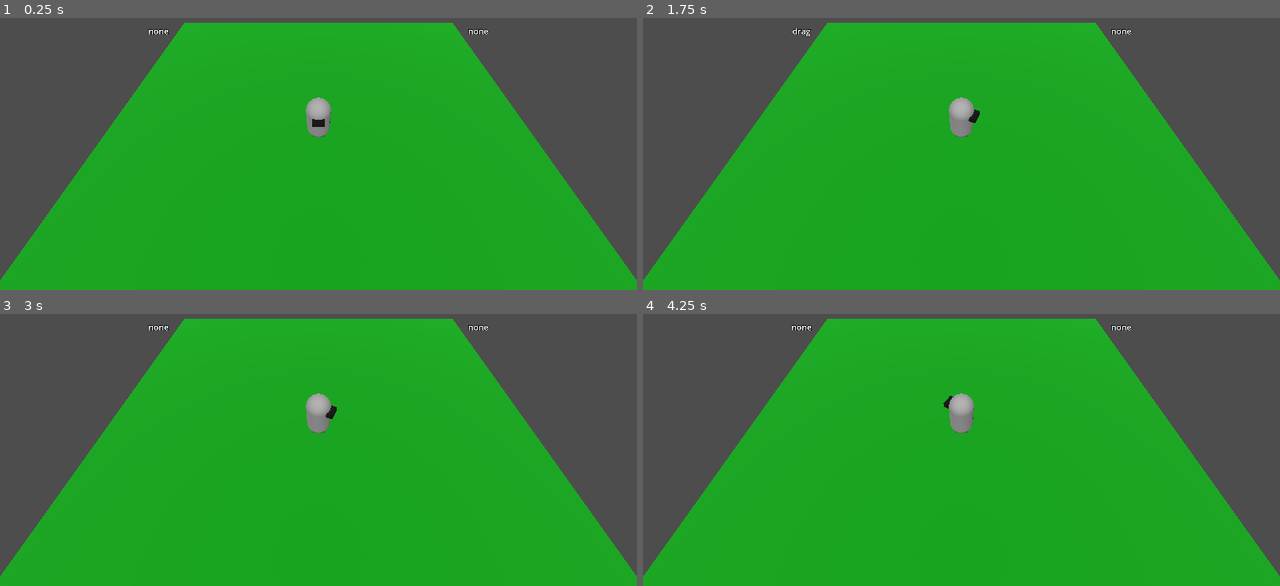
Above: before the commit, frames 1-4 (two rows, left to right).
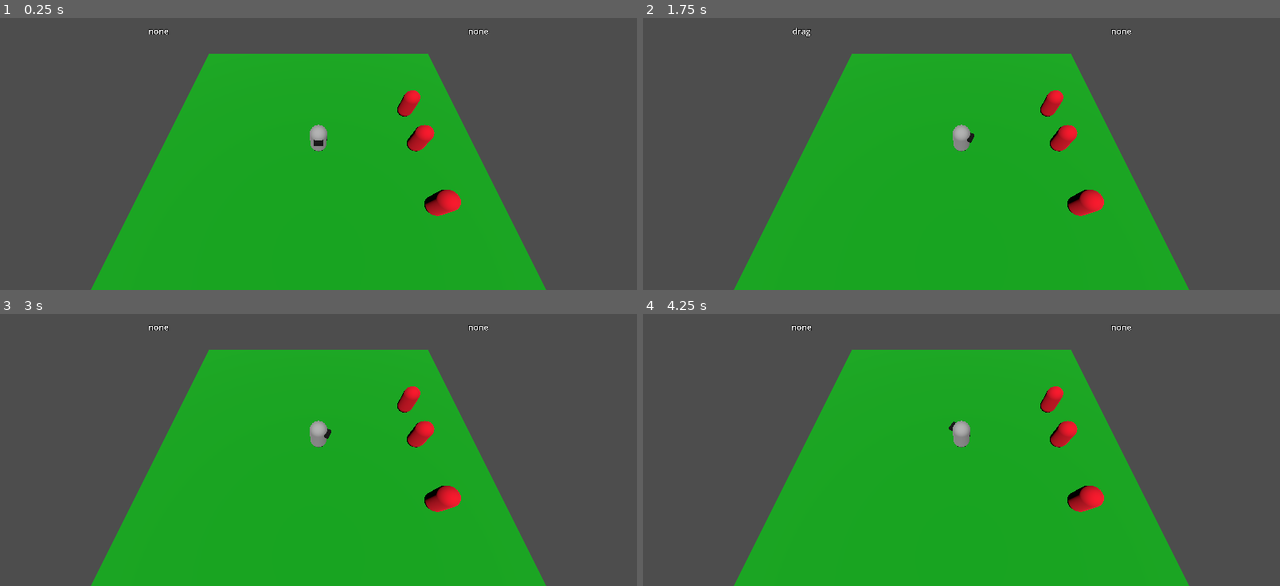
Above: after the commit, the same moments.

Repository: Filip-Trela/MobileDev
Game: Godot game, scene res://Scenes/game.tscn
Same seed, same stepped clock (60 frames per second), same inputs: the game is played once before the commit and once after it.
Inputs (mouse positions are in pixels of both pictures, inside the frame that each line leads up to):
- Up to frame 1 (0.25 s): no input
- Up to frame 2 (1.75 s): tap Enter at 0.5 s; move the mouse to (1101, 137) at 0.52 s; click (1101, 137) at 0.67 s; tap Space at 1.25 s; drag from (834, 164) to (929, 205) at 1.27 s
- Up to frame 3 (3 s): move the mouse to (382, 384) at 2.02 s; click (382, 384) at 2.17 s; tap Enter at 2.75 s; drag from (286, 501) to (127, 403) at 2.77 s
- Up to frame 4 (4.25 s): move the mouse to (1152, 488) at 3.52 s; click (1152, 488) at 3.67 s

The runs differ from the first frame. In frame 1, 26% of the frame differs, in the area x 0-100%, y 1-100%; in frame 2, 26%; in frame 3, 26%; in frame 4, 26%.

Commit message:
001.02.01
Quicksave

Diff:
--- a/mobile/Scenes/SmallWorld/Camera/camera_point.gd
+++ b/mobile/Scenes/SmallWorld/Camera/camera_point.gd
@@ -1,17 +1,49 @@
 extends Node3D
 
 var player
+var director
 var towards:Vector3 = Vector3(0,0,0)
 var cp_dis:float = 0
 
+#borders
+var s_world_b: Node3D
+var left_b
+var right_b
+var top_b
+var down_b
+
+# positions
+var travel_p: Vector3 = Vector3(0,10,6)
+var combat_p: Vector3 = Vector3(0,7,4)
+var cam_dis:float = 0.0
+
 
 func _ready() -> void:
+	director = get_tree().get_first_node_in_group("Director")
+
 	player = get_tree().get_first_node_in_group("Player")
 	self.global_position = player.global_position
-	$Camera3D.global_position = Vector3(0, 7, 5)
+	$Camera3D.global_position = travel_p
 	$Camera3D.global_rotation_degrees = Vector3(-60, 0, 0)
+
+	s_world_b = get_tree().get_first_node_in_group("SmallWorld").get_node("Borders")
+	#mozliwe ze pozniej te zmienic jesli bylyby mobilne
+	left_b = s_world_b.get_node("Left").global_position
+	right_b = s_world_b.get_node("Right").global_position
+	top_b = s_world_b.get_node("Top").global_position
+	down_b = s_world_b.get_node("Down").global_position
+
 
 func _physics_process(delta: float) -> void:
 	cp_dis = self.global_position.distance_to(player.global_position) / 15
 	towards = self.global_position.move_toward(player.global_position, cp_dis)
-	self.global_position = towards
+	global_position = towards
+	global_position.x = clamp(global_position.x, left_b.x, right_b.x)
+	global_position.z = clamp(global_position.z, top_b.z, down_b.z)
+
+	if director.state == "travel":
+		cam_dis = $Camera3D.position.distance_to(travel_p) / 15
+		$Camera3D.position = $Camera3D.position.move_toward(travel_p, cam_dis)
+	elif director.state == "combat":
+		cam_dis = $Camera3D.position.distance_to(combat_p) / 15
+		$Camera3D.position = $Camera3D.position.move_toward(combat_p, cam_dis)
--- /dev/null
+++ b/mobile/Scenes/SmallWorld/Director/director_small.gd
@@ -0,0 +1,20 @@
+extends Node
+
+
+var player
+
+# travel, combat
+var state:String = "travel"
+
+
+
+
+
+func _ready() -> void:
+	player = get_tree().get_first_node_in_group("Player")
+
+func _process(delta: float) -> void:
+	if player.enemies:
+		state = "combat"
+	else:
+		state = "travel"
--- /dev/null
+++ b/mobile/Scenes/SmallWorld/Director/director_small.tscn
@@ -0,0 +1,6 @@
+[gd_scene load_steps=2 format=3 uid="uid://dwy44cq2dqqur"]
+
+[ext_resource type="Script" uid="uid://dno4rk23dwbta" path="res://Scenes/SmallWorld/Director/director_small.gd" id="1_1jpgb"]
+
+[node name="DirectorSmall" type="Node" groups=["Director"]]
+script = ExtResource("1_1jpgb")
--- /dev/null
+++ b/mobile/Scenes/SmallWorld/Entity/Enemies/Dummy/dummy.tscn
@@ -0,0 +1,15 @@
+[gd_scene load_steps=4 format=3 uid="uid://ri3fd84l7k27"]
+
+[ext_resource type="PackedScene" uid="uid://8evdup4jdi3x" path="res://Scenes/SmallWorld/Entity/Enemies/enemy.tscn" id="1_axtl3"]
+
+[sub_resource type="StandardMaterial3D" id="StandardMaterial3D_axtl3"]
+albedo_color = Color(0.965531, 0, 0.141768, 1)
+
+[sub_resource type="CapsuleMesh" id="CapsuleMesh_dva8p"]
+material = SubResource("StandardMaterial3D_axtl3")
+
+[node name="Dummy" instance=ExtResource("1_axtl3")]
+
+[node name="MeshInstance3D" type="MeshInstance3D" parent="." index="1"]
+transform = Transform3D(1, 0, 0, 0, 1, 0, 0, 0, 1, 0, 1, 0)
+mesh = SubResource("CapsuleMesh_dva8p")
--- /dev/null
+++ b/mobile/Scenes/SmallWorld/Entity/Enemies/enemy.gd
@@ -0,0 +1,4 @@
+extends Entity
+
+
+class_name Enemy
--- /dev/null
+++ b/mobile/Scenes/SmallWorld/Entity/Enemies/enemy.tscn
@@ -0,0 +1,9 @@
+[gd_scene load_steps=3 format=3 uid="uid://8evdup4jdi3x"]
+
+[ext_resource type="PackedScene" uid="uid://df6pqomsbim5v" path="res://Scenes/SmallWorld/Entity/entity.tscn" id="1_x0boe"]
+[ext_resource type="Script" uid="uid://1gmxc1ikounq" path="res://Scenes/SmallWorld/Entity/Enemies/enemy.gd" id="2_urlot"]
+
+[node name="Enemy" instance=ExtResource("1_x0boe")]
+collision_layer = 4
+collision_mask = 3
+script = ExtResource("2_urlot")
--- /dev/null
+++ b/mobile/Scenes/SmallWorld/Entity/entity.gd
@@ -0,0 +1,3 @@
+extends CharacterBody3D
+
+class_name Entity
--- /dev/null
+++ b/mobile/Scenes/SmallWorld/Entity/entity.tscn
@@ -0,0 +1,14 @@
+[gd_scene load_steps=3 format=3 uid="uid://df6pqomsbim5v"]
+
+[ext_resource type="Script" uid="uid://bo1h4yrqvg8q7" path="res://Scenes/SmallWorld/Entity/entity.gd" id="1_u7kse"]
+
+[sub_resource type="CapsuleShape3D" id="CapsuleShape3D_u7kse"]
+
+[node name="Entity" type="CharacterBody3D"]
+collision_layer = 0
+collision_mask = 0
+script = ExtResource("1_u7kse")
+
+[node name="CollisionShape3D" type="CollisionShape3D" parent="."]
+transform = Transform3D(1, 0, 0, 0, 1, 0, 0, 0, 1, 0, 1, 0)
+shape = SubResource("CapsuleShape3D_u7kse")
--- a/mobile/Scenes/SmallWorld/Player/player_small.gd
+++ b/mobile/Scenes/SmallWorld/Player/player_small.gd
@@ -12,23 +12,71 @@
 var mov_vec:Vector3 = Vector3(0,0,0)
 
 
+var enemies:Array = []
+
+
+
 func _ready() -> void:
 	input = get_tree().get_first_node_in_group("Input")
+
 
 func _process(delta: float) -> void:
 	input_vec = Vector2(0,0)
 
-	### Left inputs
-	if input.r_state == "drag":
-		input_vec = input.r_dir
+	### Right inputs
+	match input.r_state:
+		"drag":
+			drag_right()
+		"swipe":
+			print("swipe r")
+		"touch":
+			print("touch r")
 
 
-	### Right inputs
-	if input.l_state == "drag":
-		$Rotate.rotation.y = input.l_dir.angle_to(Vector2(0,1))
+	### Left inputs
+	match input.l_state:
+		"drag":
+			drag_left()
+		"swipe":
+			print("swipe l")
+		"touch":
+			print("touch l")
+
 
 func _physics_process(delta: float) -> void:
 	inp_vec3 = Vector3(input_vec.x, 0, input_vec.y)
 	mov_vec = mov_vec.move_toward(inp_vec3 * max_speed, acceleration)
 	velocity = mov_vec
 	move_and_slide()
+
+
+func drag_left():
+	$Rotate.rotation.y = input.l_dir.angle_to(Vector2(0,1))
+
+func swipe_left():
+	pass
+
+func touch_left():
+	pass
+
+
+func drag_right():
+	input_vec = input.r_dir
+	$Rotate.rotation.y = input.r_dir.angle_to(Vector2(0,1))
+
+func swipe_right():
+	pass
+
+func touch_right():
+	pass
+
+
+
+func _on_enemy_det_body_entered(body: Node3D) -> void:
+	if not body in enemies:
+		enemies.append(body)
+
+
+func _on_enemy_det_body_exited(body: Node3D) -> void:
+	if body in enemies:
+		enemies.remove_at(enemies.find(body))
--- a/mobile/Scenes/SmallWorld/Player/player_small.tscn
+++ b/mobile/Scenes/SmallWorld/Player/player_small.tscn
@@ -17,7 +17,12 @@
 material = SubResource("StandardMaterial3D_jes36")
 size = Vector3(0.5, 0.2, 0.5)
 
+[sub_resource type="CylinderShape3D" id="CylinderShape3D_jes36"]
+radius = 5.0
+
 [node name="PlayerSmall" type="CharacterBody3D" groups=["Player"]]
+collision_layer = 2
+collision_mask = 5
 script = ExtResource("1_jes36")
 
 [node name="CollisionShape3D" type="CollisionShape3D" parent="."]
@@ -35,3 +40,14 @@
 transform = Transform3D(1, 0, 0, 0, 1, 0, 0, 0, 1, 0, 1.43724, 0.441772)
 mesh = SubResource("BoxMesh_k3blj")
 skeleton = NodePath("../..")
+
+[node name="EnemyDet" type="Area3D" parent="."]
+collision_layer = 0
+collision_mask = 4
+
+[node name="CollisionShape3D" type="CollisionShape3D" parent="EnemyDet"]
+transform = Transform3D(1, 0, 0, 0, 1, 0, 0, 0, 1, 0, 1, 0)
+shape = SubResource("CylinderShape3D_jes36")
+
+[connection signal="body_entered" from="EnemyDet" to="." method="_on_enemy_det_body_entered"]
+[connection signal="body_exited" from="EnemyDet" to="." method="_on_enemy_det_body_exited"]
--- a/mobile/Scenes/SmallWorld/small_world.tscn
+++ b/mobile/Scenes/SmallWorld/small_world.tscn
@@ -1,8 +1,10 @@
-[gd_scene load_steps=7 format=3 uid="uid://dgrkyw45jo54r"]
+[gd_scene load_steps=9 format=3 uid="uid://dgrkyw45jo54r"]
 
 [ext_resource type="PackedScene" uid="uid://bjj43s3823xgs" path="res://Scenes/SmallWorld/Player/player_small.tscn" id="1_egjrx"]
 [ext_resource type="PackedScene" uid="uid://c4mbl7a20gfga" path="res://Scenes/SmallWorld/GUI/gui_small.tscn" id="2_hk0ga"]
 [ext_resource type="PackedScene" uid="uid://e0w1jyl0k6dx" path="res://Scenes/SmallWorld/Camera/camera_point.tscn" id="3_lnwf8"]
+[ext_resource type="PackedScene" uid="uid://ri3fd84l7k27" path="res://Scenes/SmallWorld/Entity/Enemies/Dummy/dummy.tscn" id="4_f1iql"]
+[ext_resource type="PackedScene" uid="uid://dwy44cq2dqqur" path="res://Scenes/SmallWorld/Director/director_small.tscn" id="5_452vn"]
 
 [sub_resource type="BoxShape3D" id="BoxShape3D_egjrx"]
 size = Vector3(20, 0.5, 20)
@@ -14,12 +16,13 @@
 material = SubResource("StandardMaterial3D_hk0ga")
 size = Vector3(20, 0.5, 20)
 
-[node name="SmallWorld" type="Node3D"]
+[node name="SmallWorld" type="Node3D" groups=["SmallWorld"]]
 
 [node name="PlayerSmall" parent="." instance=ExtResource("1_egjrx")]
 
 [node name="WorldPart" type="StaticBody3D" parent="."]
 transform = Transform3D(1, 0, 0, 0, 1, 0, 0, 0, 1, 0, -0.25, 0)
+collision_mask = 0
 
 [node name="CollisionShape3D" type="CollisionShape3D" parent="WorldPart"]
 shape = SubResource("BoxShape3D_egjrx")
@@ -33,3 +36,28 @@
 transform = Transform3D(0.735973, 0.672832, -0.0751043, -0.259606, 0.382929, 0.88655, 0.625259, -0.632979, 0.456496, 0, 8.53763, 0)
 
 [node name="CameraPoint" parent="." instance=ExtResource("3_lnwf8")]
+
+[node name="Borders" type="Node3D" parent="."]
+
+[node name="Left" type="Node3D" parent="Borders"]
+transform = Transform3D(1, 0, 0, 0, 1, 0, 0, 0, 1, -10, 0, 0)
+
+[node name="Right" type="Node3D" parent="Borders"]
+transform = Transform3D(1, 0, 0, 0, 1, 0, 0, 0, 1, 10, 0, 0)
+
+[node name="Top" type="Node3D" parent="Borders"]
+transform = Transform3D(1, 0, 0, 0, 1, 0, 0, 0, 1, 0, 0, -10)
+
+[node name="Down" type="Node3D" parent="Borders"]
+transform = Transform3D(1, 0, 0, 0, 1, 0, 0, 0, 1, 0, 0, 10)
+
+[node name="Dummy" parent="." instance=ExtResource("4_f1iql")]
+transform = Transform3D(1, 0, 0, 0, 1, 0, 0, 0, 1, 6, 0, 0)
+
+[node name="Dummy2" parent="." instance=ExtResource("4_f1iql")]
+transform = Transform3D(1, 0, 0, 0, 1, 0, 0, 0, 1, 6, 0, -2.78323)
+
+[node name="Dummy3" parent="." instance=ExtResource("4_f1iql")]
+transform = Transform3D(1, 0, 0, 0, 1, 0, 0, 0, 1, 6, 0, 3.77917)
+
+[node name="DirectorSmall" parent="." instance=ExtResource("5_452vn")]
--- a/mobile/project.godot
+++ b/mobile/project.godot
@@ -28,11 +28,19 @@
 GUI=""
 Player=""
 Input=""
+SmallWorld=""
+Director=""
 
 [input_devices]
 
 pointing/emulate_touch_from_mouse=true
 
+[layer_names]
+
+3d_physics/layer_1="World"
+3d_physics/layer_2="Player"
+3d_physics/layer_3="Enemies"
+
 [rendering]
 
 renderer/rendering_method="mobile"
Not shown, added: mobile/Scenes/SmallWorld/Director/director_small.gd.uid
Not shown, added: mobile/Scenes/SmallWorld/Entity/Enemies/enemy.gd.uid
Not shown, added: mobile/Scenes/SmallWorld/Entity/entity.gd.uid
Not shown: 1 places in mobile/Scenes/SmallWorld/Player/player_small.tscn that only renumber resources
